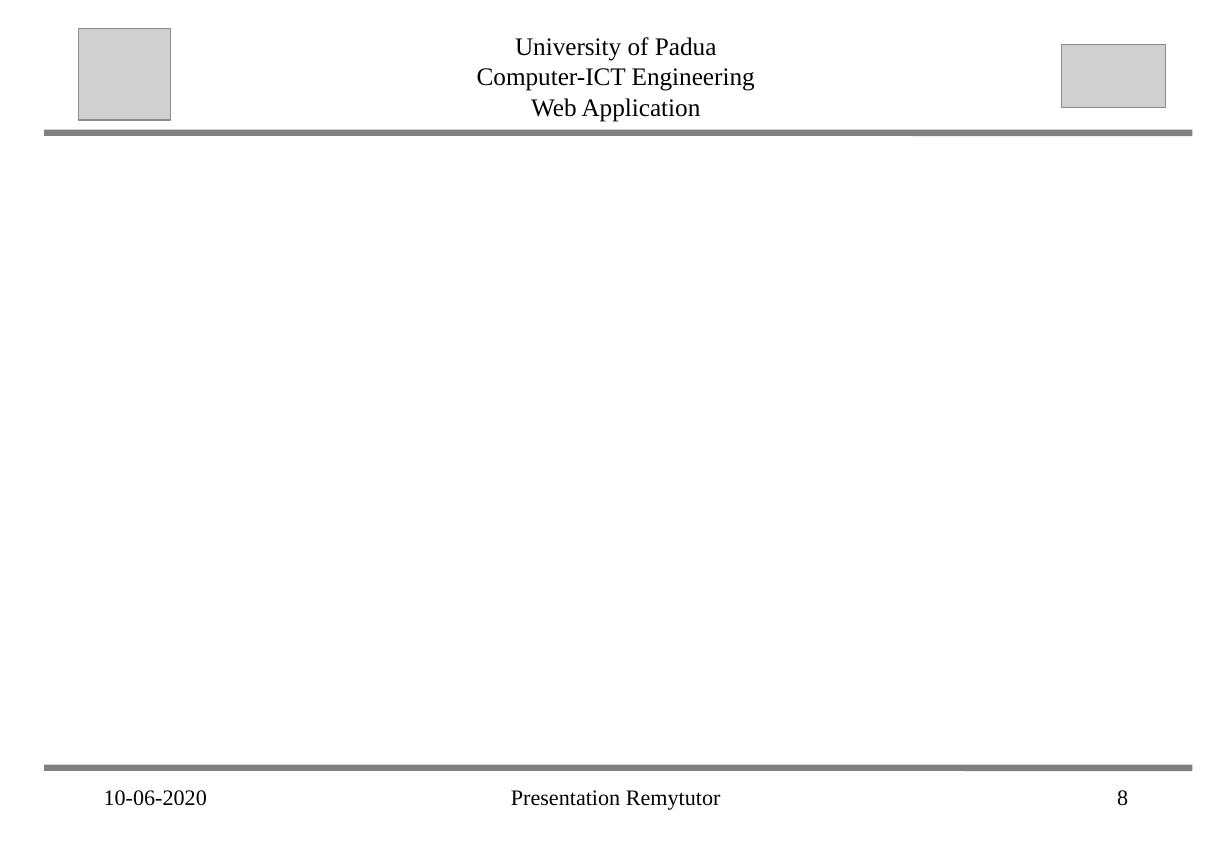
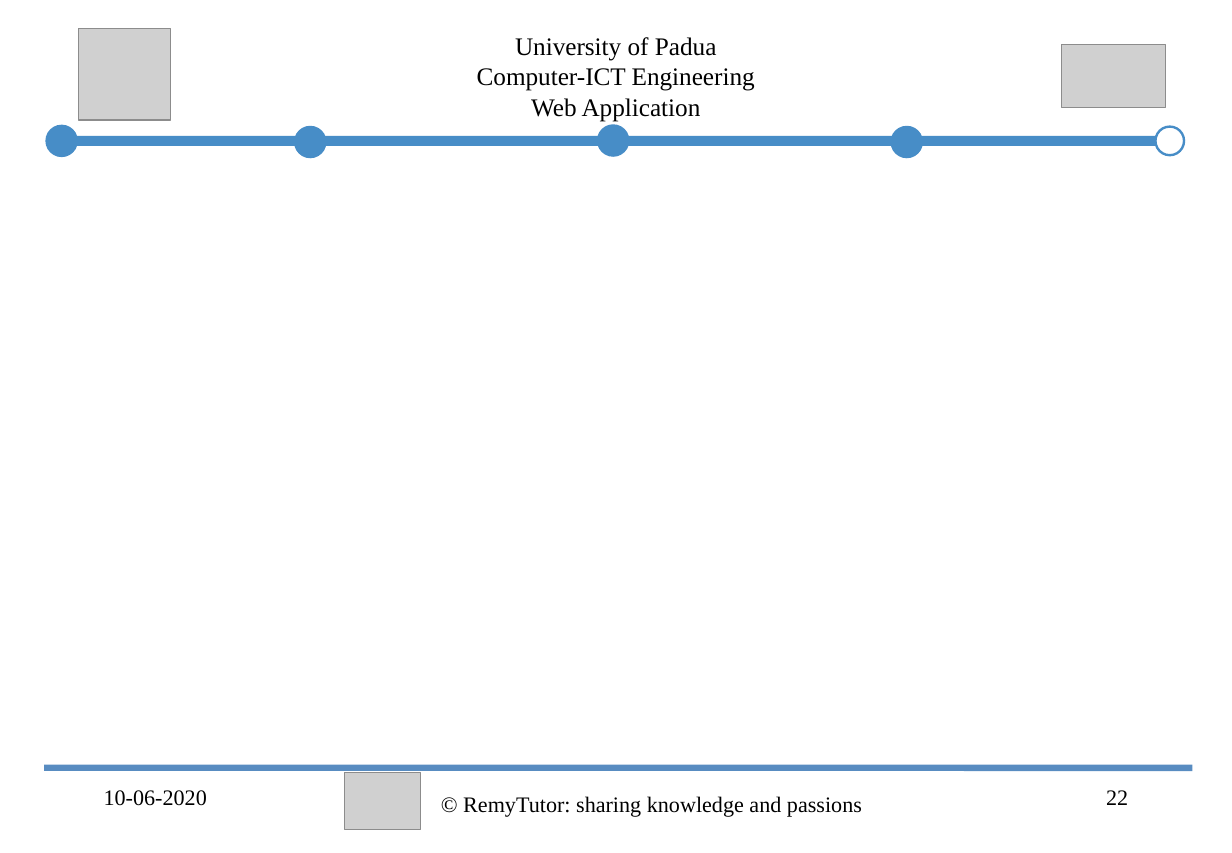
Before and after one commit to abahmadb/Web-Applications, a slide deck: slide 22 of HW2-RemuTutor-2019-2020 - Ahmad.ppt (slide 8 before the commit). Drawn at 1232x853 pixels with LibreOffice and Linux fonts; fonts in the diff are those of the drawing; grey boxes stand for pictures. Boxes give left, top, right and bottom in pixels: in the first picture for what was removed or moved away, otherwise in the second. Text is boxed around its words. In the diff, an @@ line names an element or a change of style, - is before the commit and + after.

```diff
--- a/HW2-RemuTutor-2019-2020 - Ahmad.ppt
+++ b/HW2-RemuTutor-2019-2020 - Ahmad.ppt
@@ line moved from (48, 133) - (1189, 133) to (59, 141) - (1167, 141) @@
@@ line (59, 141) - (1167, 141): stroke #808080 4 pt to #478DC7 6.24 pt @@
@@ group added at (x1=50, y1=126, x2=1183, y2=155): 5 ellipses @@
@@ line (48, 767) - (1189, 767): stroke #808080 4 pt to #588CC1 4 pt @@
@@ picture added at (x1=344, y1=772, x2=421, y2=829) @@
@@ text at (x1=463, y1=796, x2=862, y2=817): text changed @@
-Presentation Remytutor
+© RemyTutor: sharing knowledge and passions
@@ page number at (x1=1106, y1=790, x2=1128, y2=805): text changed @@
-8
+22
```
Also in this commit, not shown: 11 other slides changed, 15 slides added, 28 other files.
